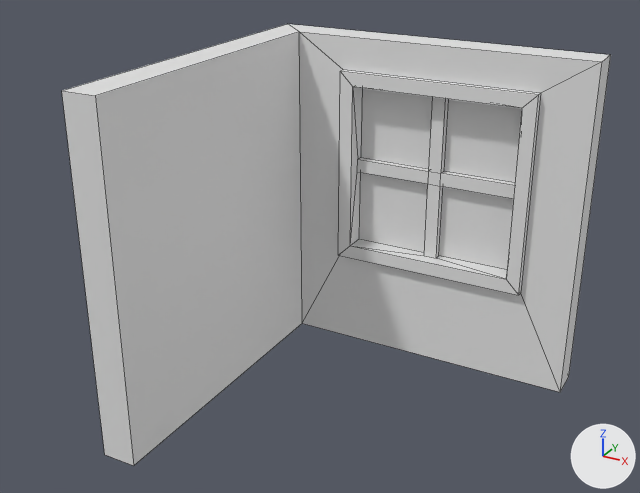
Renders of the FBX model OnTheSafeSide/Assets/Models/Walls/wall_corner_right_window.fbx from each side of a commit.
The view is the same before and after, from a camera (50 mm lens) standing at (1.415, -2.403, 1.483) and looking at (0.361, -0.487, 0.525). The axes (+X, +Y, +Z) are drawn at lower right. The lights are the same throughout. Mesh edges are drawn as thin lines. Where no turn or scale is listed for an object, it has been applied to the vertices.

Objects in the first picture: 'wall_corner_right_window'.
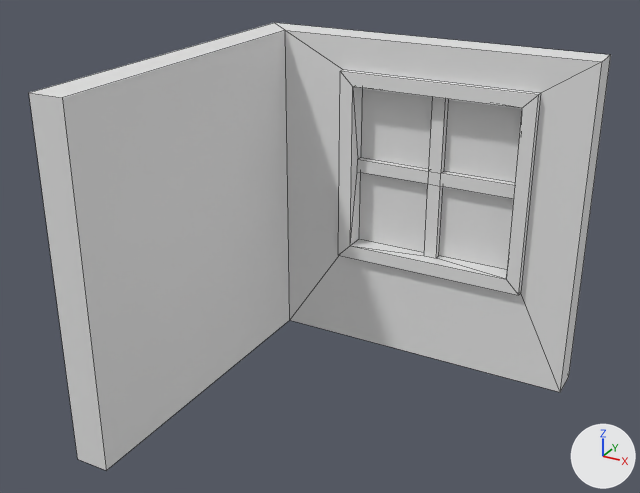
The newer file is also turned or shifted as a whole; pictures and numbers use the older file's frame.

Pixel boxes [x1, y1, x2, y2] of what changed, in the pictures (640 x 493 px; the box of a moved part takes in the faces that stretch with it):
'wall_corner_right_window', reshaped (6% wider)
    before: [62, 24, 611, 466]
    after: [29, 23, 611, 470]
part 1 of me_cube_006, moved or reshaped
    before: [62, 24, 409, 466]
    after: [29, 23, 409, 470]

The edits, one by one:
me_cube_006 has 92 vertices, 90 faces and spans x -0.05..0.95, y -0.95..0.07, z 0.0..1.0.
me_cube_006 is used by ob_wall_corner_right_window; location (0.0, 0.0, 0.0).
Before the commit, vertices of me_cube_006: 0 (-0.05, 0.05, 0.0), 1 (0.05, -0.05, 0.0) at pixel (302, 323), 2 (0.05, -0.05, 1.0) at pixel (299, 31), 3 (-0.05, -0.95, 0.0) at pixel (104, 454), 4 (-0.05, -0.95, 1.0) at pixel (61, 90).
Before the commit, vertices of me_cube_006: 5 (0.05, -0.95, 1.0) at pixel (95, 95), 6 (0.05, -0.95, 0.0) at pixel (133, 465), 11 (-0.05, 0.05, 1.0) at pixel (287, 23).
Part 1, on me_cube_006:
Vertices 3 to 6 of me_cube_006 move by (-0.05, -0.05, 0.0).
Vertices 0, 1, 2, 11 of me_cube_006 move by (-0.05, 0.0, 0.0).
